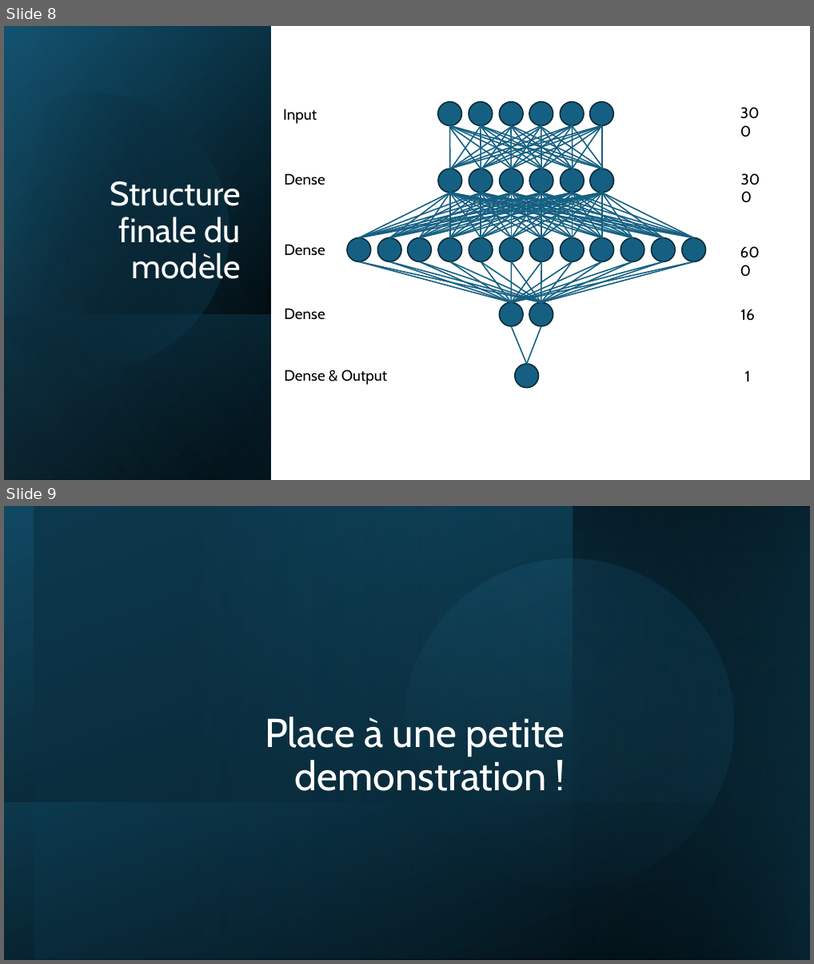
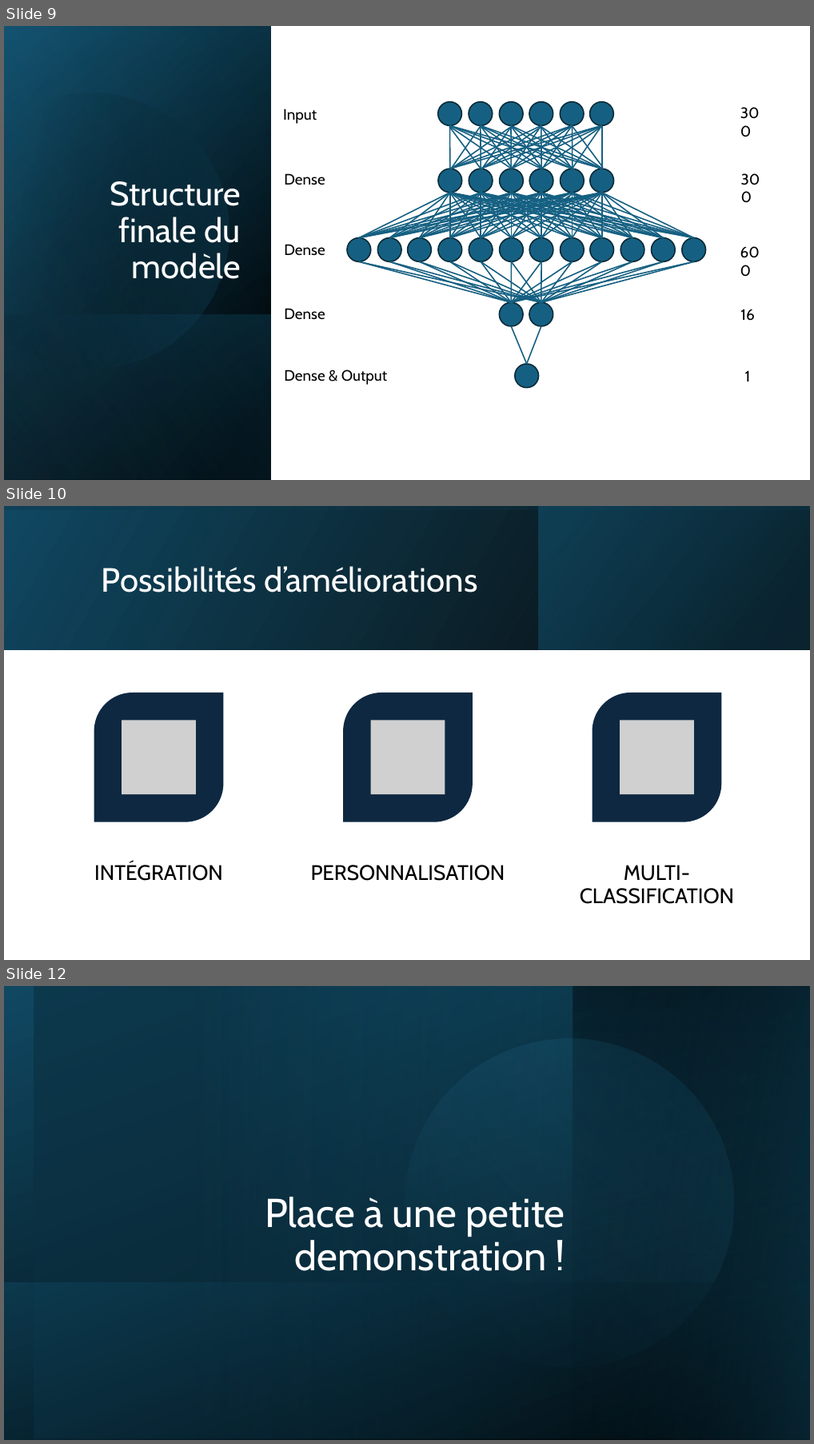
Before and after one commit to LouisBuret/EmailClassification, a slide deck: Présentation.pptx. Shown one above the other, each under a label of ours: slides 8 and 9 before the commit, slides 9, 10 and 12 after it; the slides between them are not shown. The pictures are 814x964 and 814x1444 pixels, drawn with LibreOffice and Linux fonts; fonts in the diff are those of the drawing; grey boxes stand for pictures. Boxes give left, top, right and bottom in pixels: in the first picture for what was removed or moved away, otherwise in the second. Text is boxed around its words. In the diff, an @@ line names an element or a change of style, - is before the commit and + after.

```diff
--- a/Présentation.pptx
+++ b/Présentation.pptx
@@ slide 10 added at (4, 506, 810, 960), background #FFFFFF @@
@@ rectangle added at (4, 506, 810, 649), fill gradient #000000 to #104862 @@
@@ rectangle added at (4, 506, 810, 649), fill gradient #104862 to #000000 @@
@@ rectangle added at (538, 506, 810, 649), fill gradient #0B3041 to #156082 @@
@@ title added at (102, 566, 478, 592), 40 pt, text #FFFFFF @@
+Possibilités d’améliorations
@@ group added at (94, 692, 734, 904): 3 round diag rects, 3 pictures, 3 texts @@
+INTÉGRATION
+PERSONNALISATION
+MULTI-CLASSIFICATION
@@ what was slide 8 is now slide 9 @@
@@ what was slide 9 is now slide 12 @@
```
Also in this commit, not shown: 1 slide changed, 2 other slides added.
